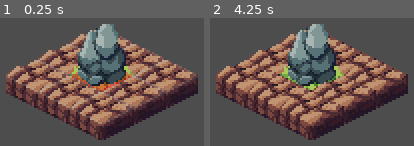
Above: before the commit, frames 1-2 (left to right).
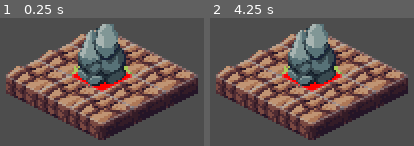
Above: after the commit, the same moments.

Repository: Petiazediter/TurnBasedGame
Game: Godot game, scene res://playground.tscn
Same seed, same stepped clock (60 frames per second), same inputs: the game is played once before the commit and once after it.
Inputs:
- Up to frame 1 (0.25 s): no input
- Up to frame 2 (4.25 s): tap Enter at 0.5, 2, 3.5 s; tap Space at 1.25, 2.75 s; tap F1 (debug_mode) at 4.15 s

The runs differ from the first frame. In frame 1, 2.6% of the frame differs, in the area x 5-98%, y 14-80%; in frame 2, 5.6%, in the area x 2-98%, y 9-83%.

Commit message:
fix(grid-controller): use bolder colors

Diff:
--- a/grid-controller/debug_node.gd
+++ b/grid-controller/debug_node.gd
@@ -2,16 +2,16 @@
 
 @onready var grid_map: GridWorldMap = get_parent() as GridWorldMap;
 
-var is_debug_mode: bool = true;
+signal update_cell_drawing;
 
-func _input(event: InputEvent) -> void:
-	if event.is_action_pressed("debug_mode"):
-		is_debug_mode = !is_debug_mode;
-		queue_redraw();
+func _ready() -> void:
+	update_cell_drawing.connect(_on_update_cell_drawing);
+
+func _on_update_cell_drawing() -> void:
+	queue_redraw();
 
 func _draw() -> void:
-	if is_debug_mode:
-		draw_cells();
+	draw_cells();
 
 func draw_cells() -> void:
 	var cells = grid_map.map;
@@ -35,7 +35,7 @@
 		var has_point = grid_map.astar.has_point(cell.id);
 		if !has_point:\
 			# Draw filled rectangle
-			draw_colored_polygon(points, Color(1, 0, 0, 0.42));
+			draw_colored_polygon(points, Color(1, 0, 0, 1));
 		else:
 			points.append(points[0]) # close the loop
-			draw_polyline(points, Color(.7, .7, .7, .42), 0.2, true)
+			draw_polyline(points, Color(.7, .7, .7, .42), 0.4, true)
